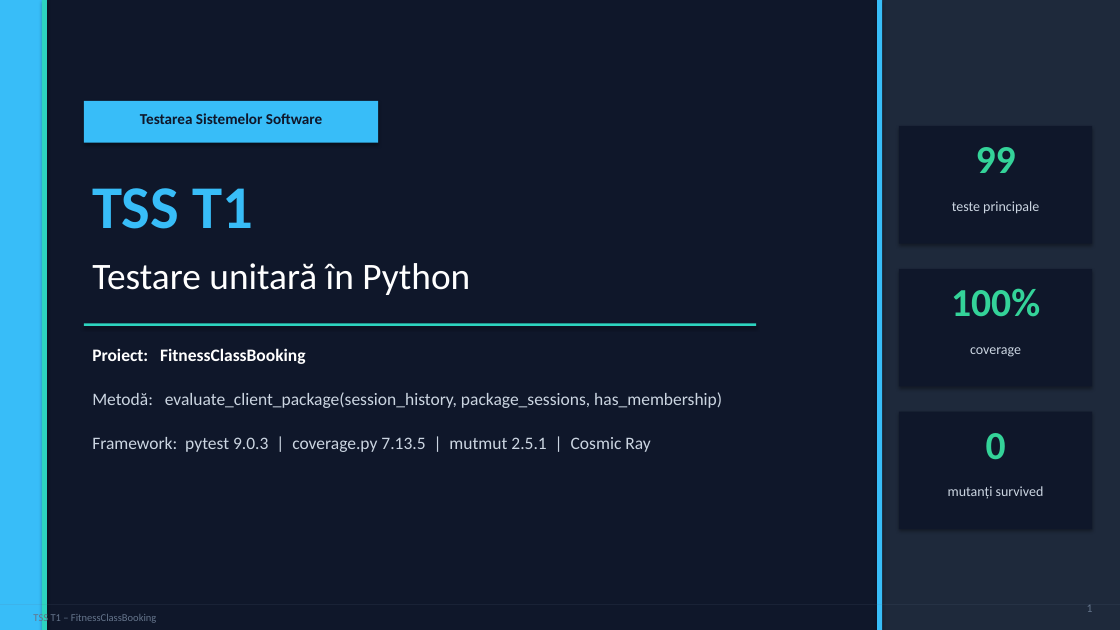
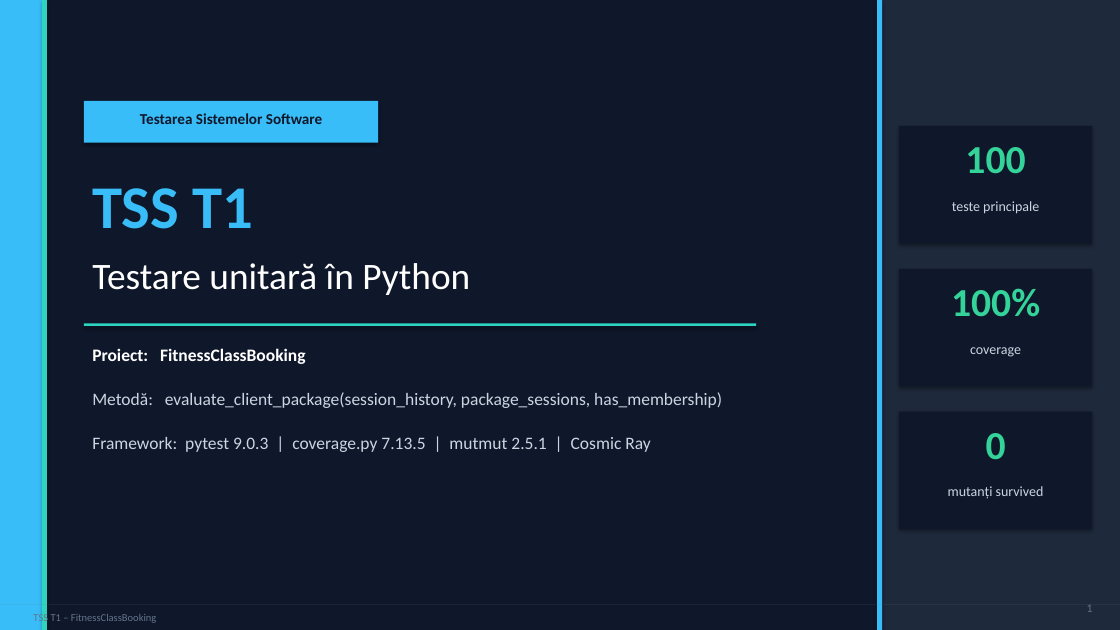
Before and after one commit to denisamihaila/TSS_Proiect, a slide deck: slide 1 of TSS_T1_FitnessClassBooking.pptx. Drawn at 1120x630 pixels with LibreOffice and Linux fonts; fonts in the diff are those of the drawing. Boxes give left, top, right and bottom in pixels: in the first picture for what was removed or moved away, otherwise in the second. Text is boxed around its words. In the diff, an @@ line names an element or a change of style, - is before the commit and + after.

```diff
--- a/TSS_T1_FitnessClassBooking.pptx
+++ b/TSS_T1_FitnessClassBooking.pptx
@@ text at (965, 147, 1025, 174): text changed @@
-99
+100
```
Also in this commit, not shown: 5 other slides changed, 42 other files.
